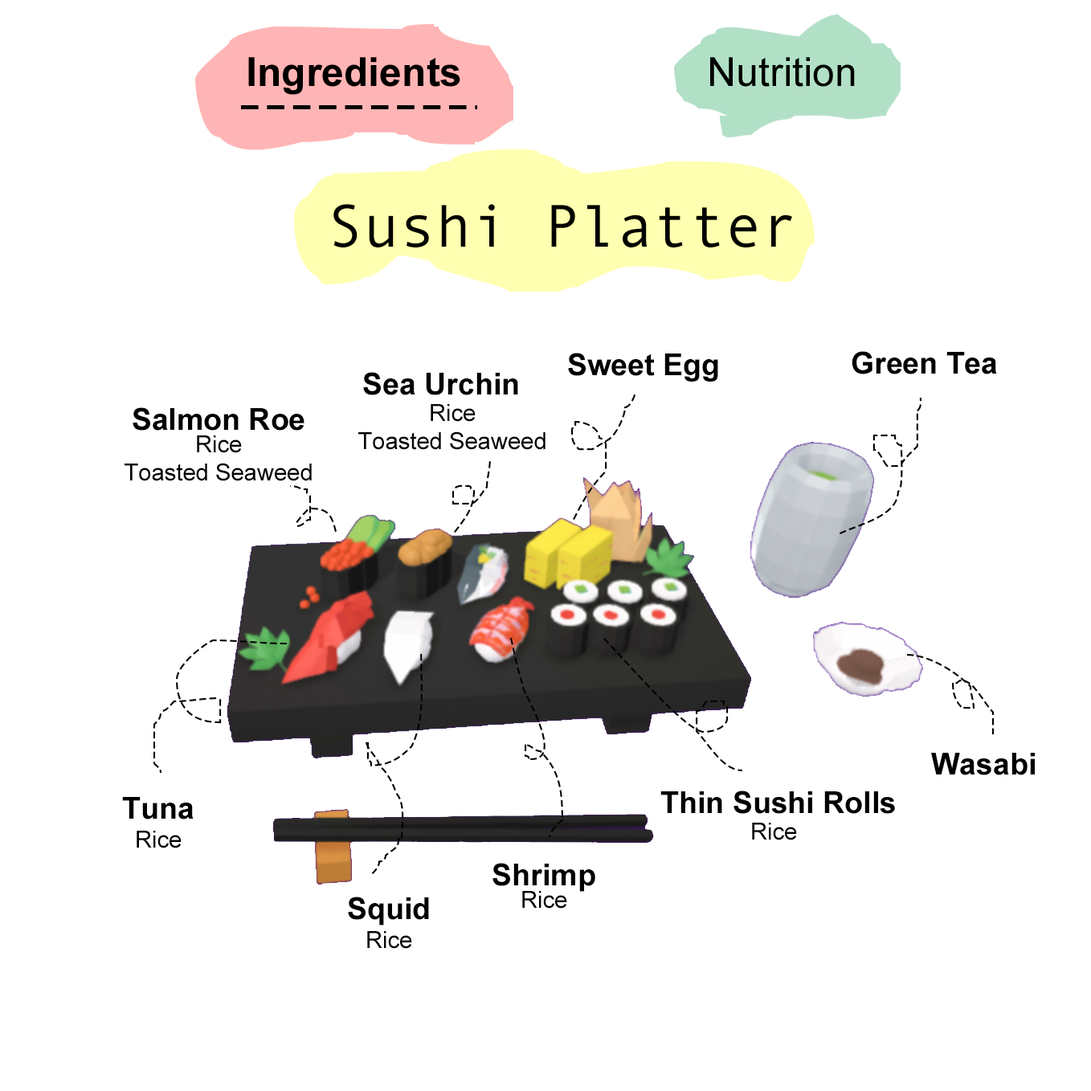
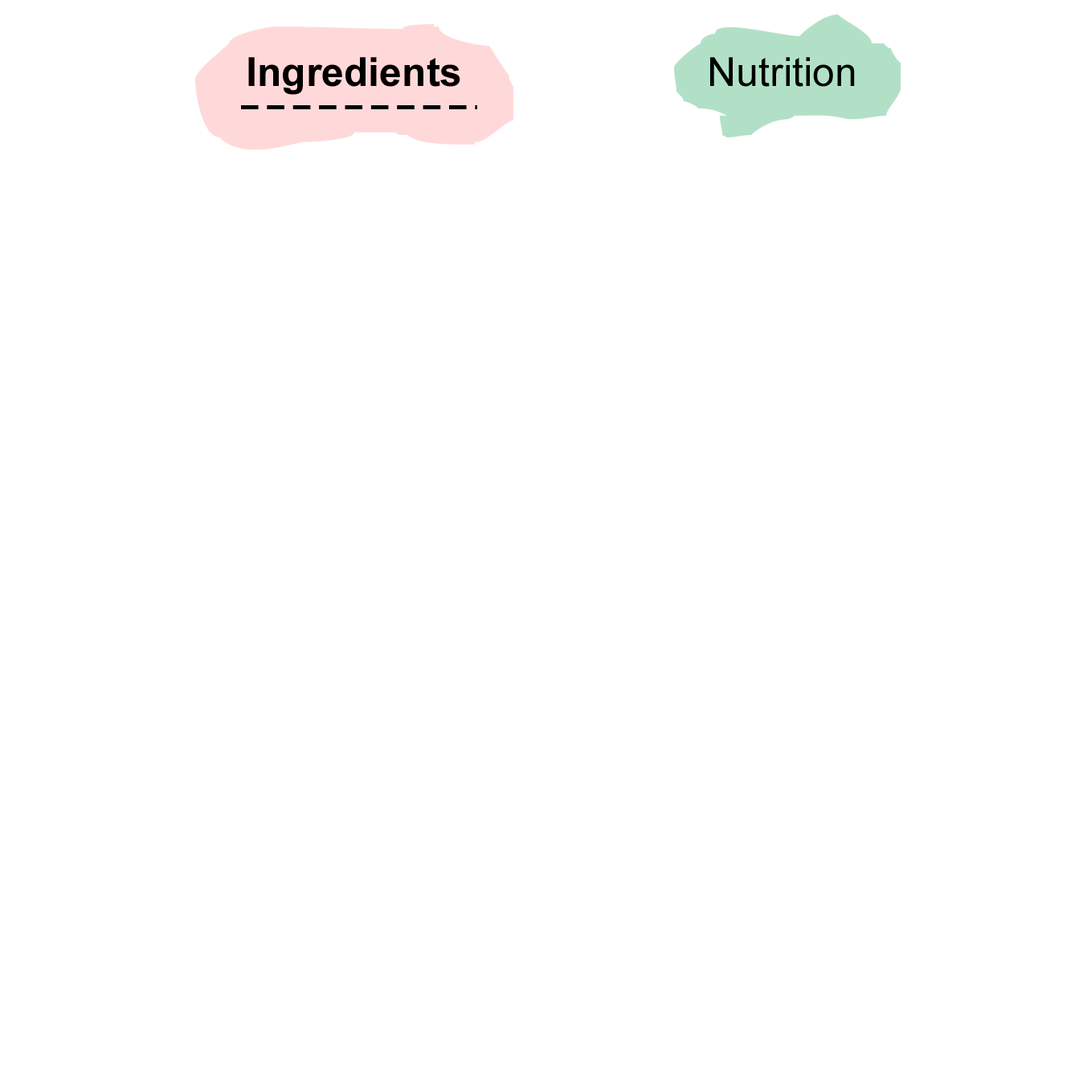
Two versions of the same layered image (1091 × 1091). Layer-by-layer changes:
"形状 13": opacity 29% → 15%, moved it above "Sushi", painted on it over [195, 24, 514, 151]
hid "Sushi" over [333, 204, 793, 248]
hid "形状 12", moved it above "Sweet Egg", painted on it over [294, 148, 816, 292]
hid "Sweet Egg" over [568, 352, 719, 382]
hid "Sea Urchin" over [363, 372, 519, 396]
hid "Squid" over [348, 896, 430, 926]
hid "Shrimp" over [492, 863, 596, 893]
hid "Thin Sushi Rolls" over [660, 790, 896, 815]
hid "Toasted Seaweed 拷贝" over [358, 431, 546, 451]
hid "Toasted Seaweed" over [124, 462, 312, 482]
hid "Salmon Roe" over [132, 407, 305, 431]
hid "Green Tea" over [851, 351, 998, 375]
hid "形状 9" over [573, 394, 635, 520]
hid "形状 8" over [454, 461, 490, 533]
hid "形状 7" over [290, 487, 336, 533]
hid "形状 6" over [155, 641, 287, 774]
hid "形状 5" over [366, 654, 423, 875]
hid "形状 4" over [511, 638, 564, 838]
hid "形状 3" over [604, 638, 743, 770]
hid "形状 2" over [907, 654, 995, 735]
hid "形状 1" over [839, 397, 921, 534]
hid "Wasabi" over [931, 753, 1036, 776]
hid "屏幕快照 2018-11-11 下午4.20.36" over [226, 441, 925, 886]
hid "形状 11", painted on it over [122, 351, 1036, 950]
…and 7 more changes (7 visibility)
